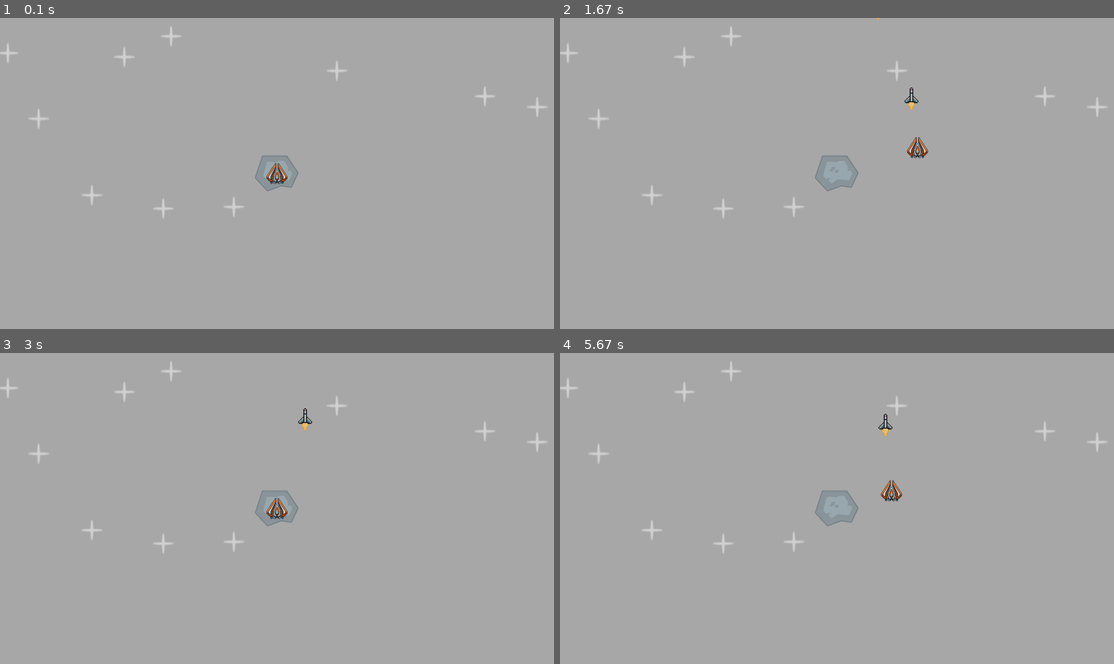
Above: before the commit, frames 1-4 (two rows, left to right).
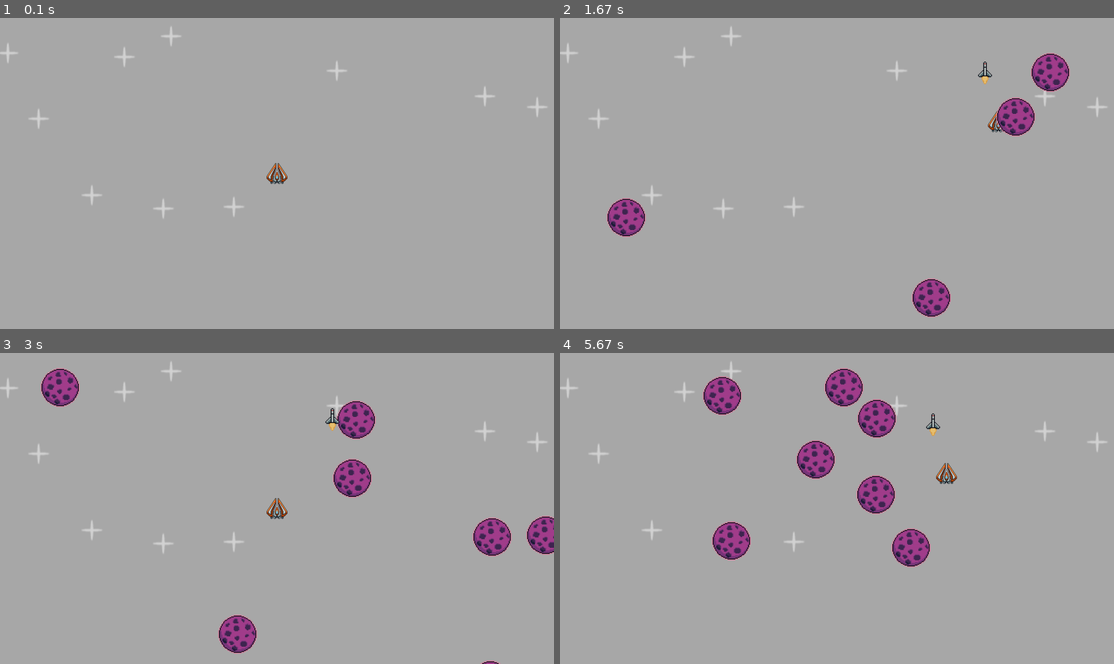
Above: after the commit, the same moments.

Repository: Eric-lab-star/pygame-space
Game: pygame game, started from source/main.py
Two runs of this game, one before a commit and one after it. Both use one fixed random seed, a clock stepped at 60 frames per second and the inputs below.
Inputs:
- Up to frame 1 (0.1 s): no input
- Up to frame 2 (1.67 s): hold D 0.33-0.8 s; hold W 0.83-1.13 s; tap Space at 0.9, 1.23, 1.53 s; hold D 1.17-1.63 s
- Up to frame 3 (3 s): hold A 1.67-2.2 s; tap Space at 1.73, 2.03, 2.3, 2.63, 2.93 s; hold S 2.23-2.53 s; hold A 2.57-2.97 s
- Up to frame 4 (5.67 s): hold W 3-3.37 s; tap Space at 3.07, 3.47, 3.77, 4.13, 4.53, 4.83, 5.03, 5.33, 5.53 s; hold D 3.4-4.03 s; hold S 4.07-4.43 s; hold A 4.47-4.93 s; hold D 4.97-5.43 s; hold W from 5.47 s (still down)

The runs differ from the first frame. In frame 1, 0.4% of the frame differs, in the area x 46-54%, y 44-56%; in frame 2, 3.5%; in frame 3, 4.5%; in frame 4, 5.5%, in the area x 25-72%, y 4-69%.

Commit message:
meteor motion

Diff:
--- a/source/entity/entity_option.py
+++ b/source/entity/entity_option.py
@@ -10,3 +10,7 @@
 
 class LaserOptions(TypedDict):
     group: pygame.sprite.Group
+
+
+class MeteorOptions(TypedDict):
+    group: pygame.sprite.Group
--- a/source/entity/meteor.py
+++ b/source/entity/meteor.py
@@ -1,32 +1,48 @@
 from os.path import join
 from typing import ClassVar, Unpack
 import pygame
+import random
 
-from .entity_option import EntityOptions
+from .entity_option import EntityOptions, MeteorOptions
 
 
 class Meteor(pygame.sprite.Sprite):
     group: ClassVar[pygame.sprite.Group]
     surf: ClassVar[pygame.Surface]
+    path: ClassVar[str] = join("images", "meteor.png")
     w: ClassVar[int]
     h: ClassVar[int]
-    path: ClassVar[str] = join("images", "meteor.png")
     _configured: ClassVar[bool] = False
+    speed: int = 400
+    kill_time: int = 2000
 
     @classmethod
     def config(cls, **options: Unpack[EntityOptions]):
-        cls.w = options["width"]
-        cls.h = options["height"]
         cls.group = options["group"]
         cls.surf = pygame.image.load(Meteor.path).convert_alpha()
         cls._configured = True
+        cls.w = options["width"]
+        cls.h = options["height"]
 
-    def __init__(self):
+    def __init__(self, pos):
         if not Meteor._configured:
             raise RuntimeError("must call Meteor.config() ")
         super().__init__(Meteor.group)
+
         self.image = Meteor.surf
-        self.rect = self.image.get_frect(center=(Meteor.w / 2, Meteor.h / 2))
+        self.rect: pygame.FRect = self.image.get_frect(center=pos)
+        self.spawn_time = pygame.time.get_ticks()
+        self.speed = random.randint(300, 600)
+
+    @classmethod
+    def spawn(cls, n: int):
+        for _ in range(n):
+            x = random.randint(0, Meteor.w)
+            y = random.randint(-200, 0)
+            Meteor((x, y))
 
     def update(self, dt):
-        pass
+        self.rect.centery += self.speed * dt
+        current_time = pygame.time.get_ticks()
+        if current_time - self.spawn_time >= self.kill_time:
+            self.kill()
--- a/source/entity/player.py
+++ b/source/entity/player.py
@@ -35,7 +35,7 @@
             center=(Player.w / 2, Player.h / 2)
         )
         self.direction = pygame.math.Vector2(0, 0)
-        self.speed = 200
+        self.speed = 400
         self.can_shoot = True
         self.laser_time = 0
         self.laser_cooldown = 500
--- a/source/main.py
+++ b/source/main.py
@@ -1,5 +1,5 @@
 import pygame
-from entity import Star, Player, Meteor, Laser
+from entity import Star, Player, Meteor
 
 
 def main():
@@ -19,23 +19,20 @@
     Star.config(**options)
     Player.config(**options)
     Meteor.config(**options)
-    Laser.config(**options)
-
     Star.create(10)
-    Meteor()
     Player()
 
     # custom meteor event
-    # meteor_event = pygame.event.custom_type()
-    # pygame.time.set_timer(meteor_event, 500)
+    meteor_event = pygame.event.custom_type()
+    pygame.time.set_timer(meteor_event, 500)
 
     while running:
         dt = clock.tick(60) / 1000
         for event in pygame.event.get():
             if event.type == pygame.QUIT:
                 running = False
-            # elif event.type == meteor_event:
-            #     print("meteor")
+            elif event.type == meteor_event:
+                Meteor.spawn(2)
 
         all_sprites.update(dt)
 
Binary file changed: images/meteor.png
